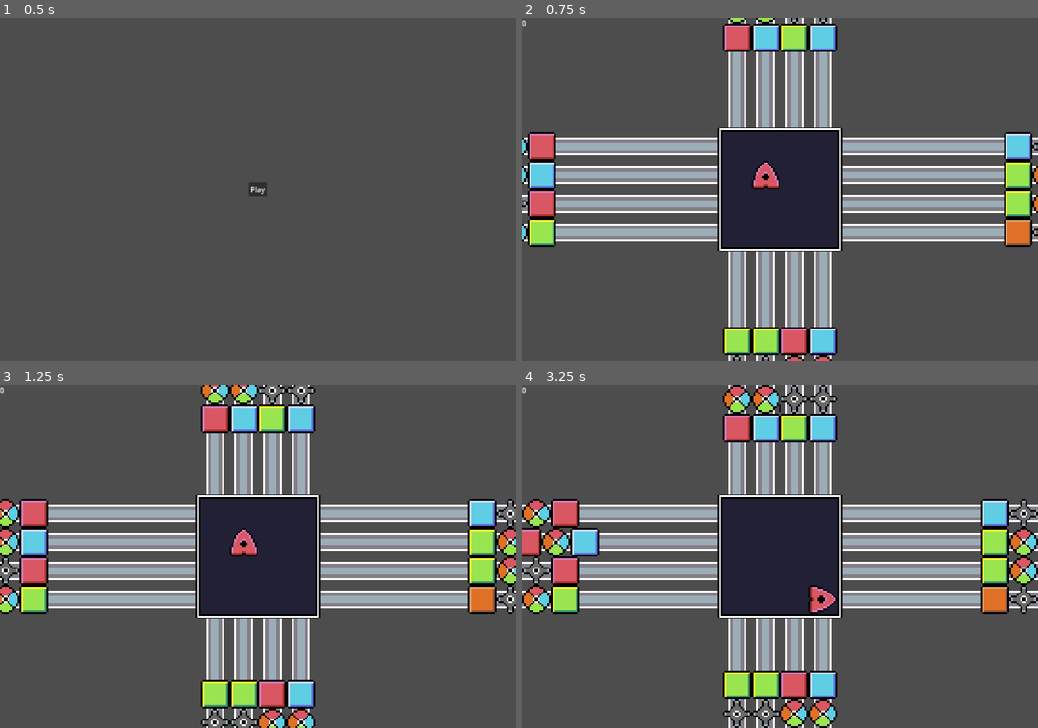
Above: before the commit, frames 1-4 (two rows, left to right).
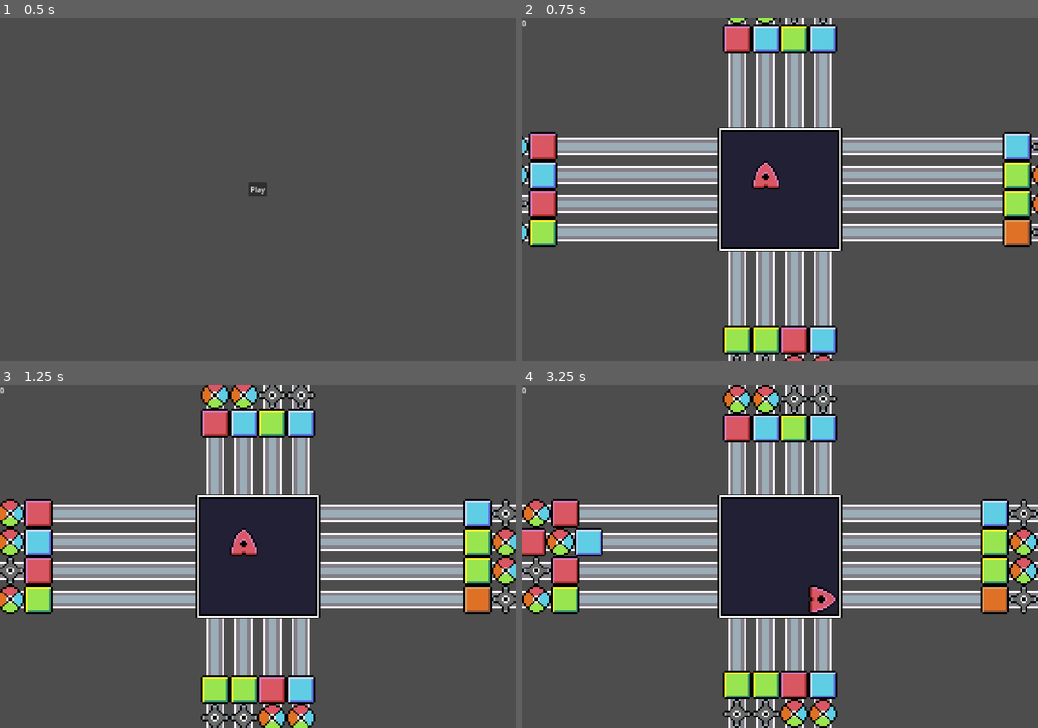
Above: after the commit, the same moments.

Repository: Crestor123/zoop
Game: Godot game, scene res://scenes/game.tscn
Same seed, same stepped clock (60 frames per second), same inputs: the game is played once before the commit and once after it.
Inputs:
- Up to frame 1 (0.5 s): no input
- Up to frame 2 (0.75 s): click "Play" at 0.5 s
- Up to frame 3 (1.25 s): no input
- Up to frame 4 (3.25 s): hold D (right) 1.28-2.03 s; tap X (cycle_powerup) at 1.35, 2.85 s; tap Enter at 2 s; hold S (down) 2.03-2.78 s; tap Space (dash) at 2.1 s; hold D (right) from 2.78 s (still down)

Frame 1 is identical in both runs. In frame 2, 1.6% of the frame differs, in the area x 0-100%, y 0-100%; in frame 3, 7.2%; in frame 4, 0.5%.

Commit message:
Reworked block movement to not use tweens

Diff:
--- a/objects/field/block_line.gd
+++ b/objects/field/block_line.gd
@@ -35,9 +35,7 @@
 func move_collectibles():
 	for collectible : Collectible in Collectibles.get_children():
 		collectible.position = collectible.next_position
-		collectible.next_position = collectible.position + direction * tile_size
-		var tween = create_tween()
-		tween.tween_property(collectible, "position", collectible.next_position, 1.0)
+		collectible.next_position = collectible.next_position + direction * tile_size
 
 func collectible_destroyed(collectible : Collectible):
 	collectibles.erase(collectible)
@@ -45,9 +43,7 @@
 
 	for i in range(collectibles.size()):
 		var item = collectibles[i]
-		var tween = create_tween()
 		item.next_position = (collectibles.size() - i) * direction * tile_size
-		tween.tween_property(item, "position", item.next_position, 0.2)
 
 ## Finds the furthest (closest to the edge of the screen) block from the player of a given color.
 ## If there is a block behind that one that is the same color, the function returns it instead.
--- a/powerup.gd
+++ b/objects/field/collectible.gd
@@ -1,12 +1,19 @@
 class_name Collectible extends StaticBody2D
 
 @onready var Sprite = $Sprite2D
+
+@export var speed : float = 20
 
 var line : BlockLine = null
 var next_position : Vector2
 
 signal s_destroyed
 
+func _process(delta):
+	if position != next_position:
+		position = position.move_toward(next_position, speed * delta)
+	pass
+
 func destroy():
 	s_destroyed.emit(self)
 
--- a/objects/field/collectible.tscn
+++ b/objects/field/collectible.tscn
@@ -1,6 +1,6 @@
 [gd_scene format=3 uid="uid://cqgw5ab3vgs7r"]
 
-[ext_resource type="Script" uid="uid://clr6cj0j7jdum" path="res://powerup.gd" id="1_y87ni"]
+[ext_resource type="Script" uid="uid://clr6cj0j7jdum" path="res://objects/field/collectible.gd" id="1_y87ni"]
 [ext_resource type="Texture2D" uid="uid://cb5btl1eslxl4" path="res://assets/zoop-ship-2.png" id="2_il458"]
 
 [sub_resource type="RectangleShape2D" id="RectangleShape2D_ghf1a"]
Renamed: powerup.gd.uid -> objects/field/collectible.gd.uid
